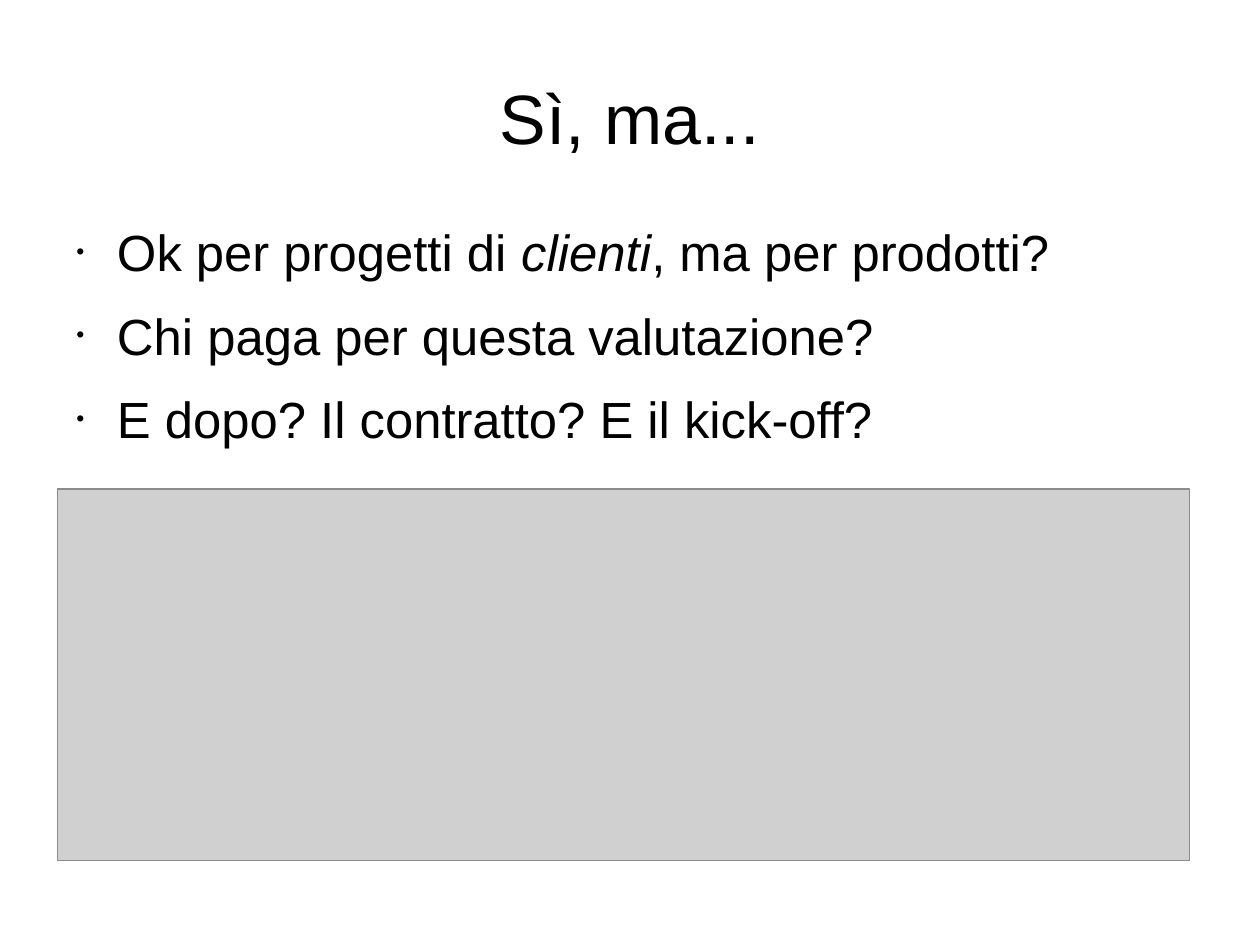
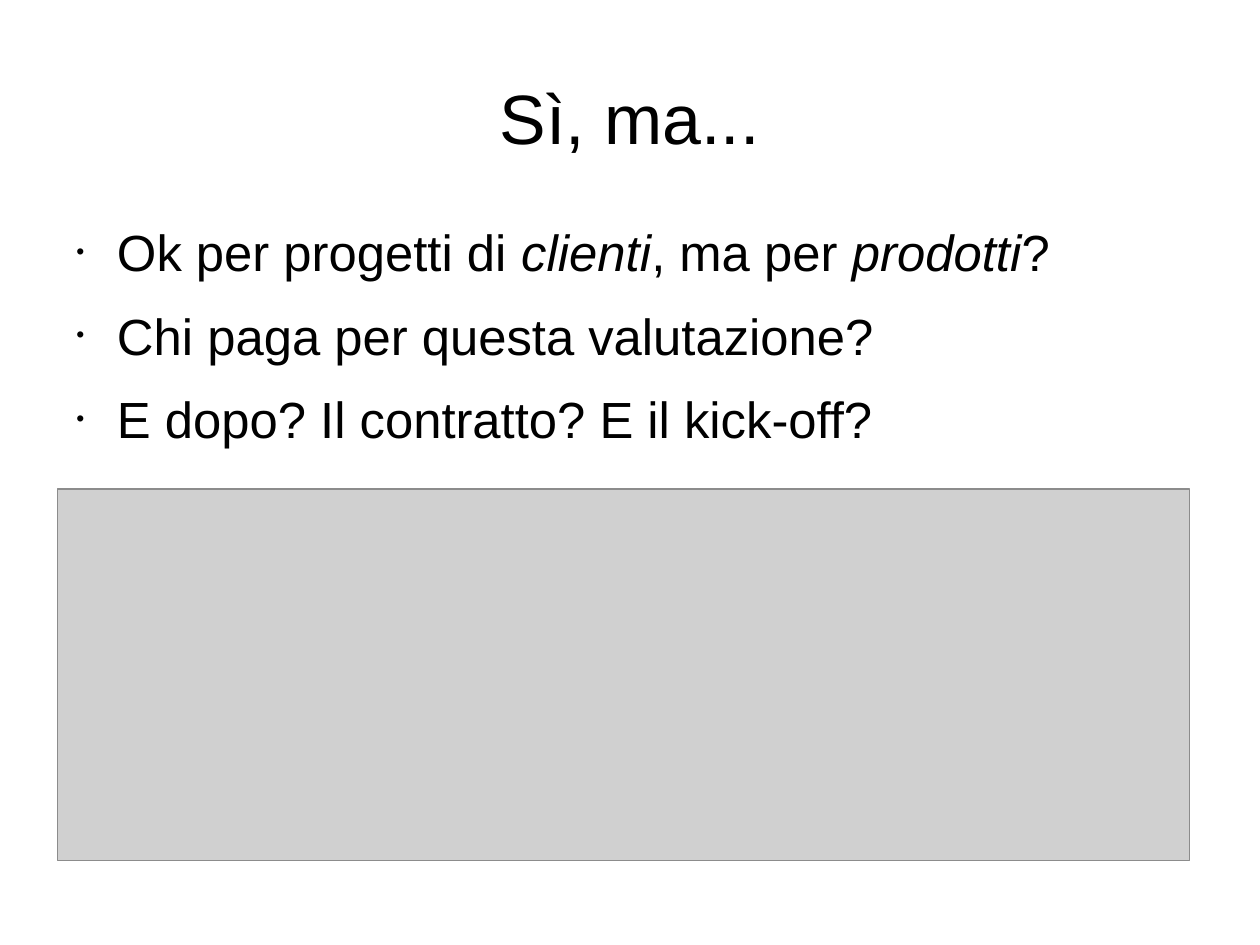
Before and after one commit to jfranzoi/my.presentations, a slide deck: slide 11 of 20121124-ExtremeProjectEvaluation/session.odp. Drawn at 1260x945 pixels with LibreOffice and Linux fonts; fonts in the diff are those of the drawing; grey boxes stand for pictures. Boxes give left, top, right and bottom in pixels: in the first picture for what was removed or moved away, otherwise in the second. Text is boxed around its words. In the diff, an @@ line names an element or a change of style, - is before the commit and + after.

```diff
--- a/20121124-ExtremeProjectEvaluation/session.odp
+++ b/20121124-ExtremeProjectEvaluation/session.odp
@@ text at [117, 234, 1050, 282]: italic on in "prodotti?" @@
```
Also in this commit, not shown: 5 other slides changed.
